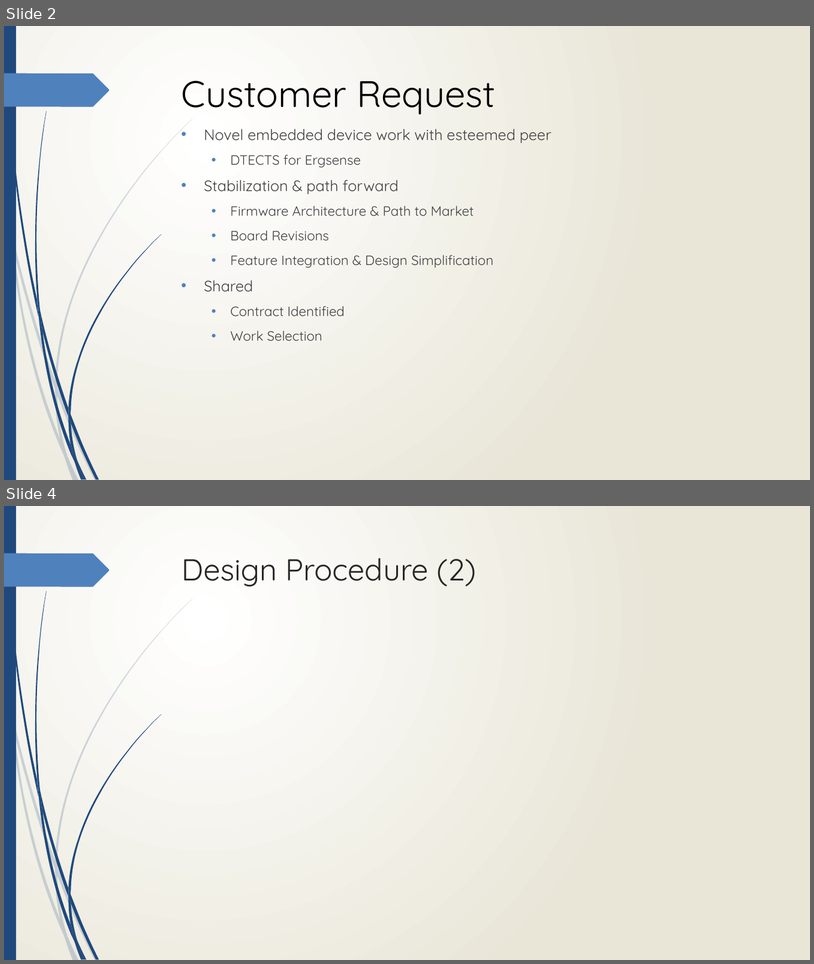
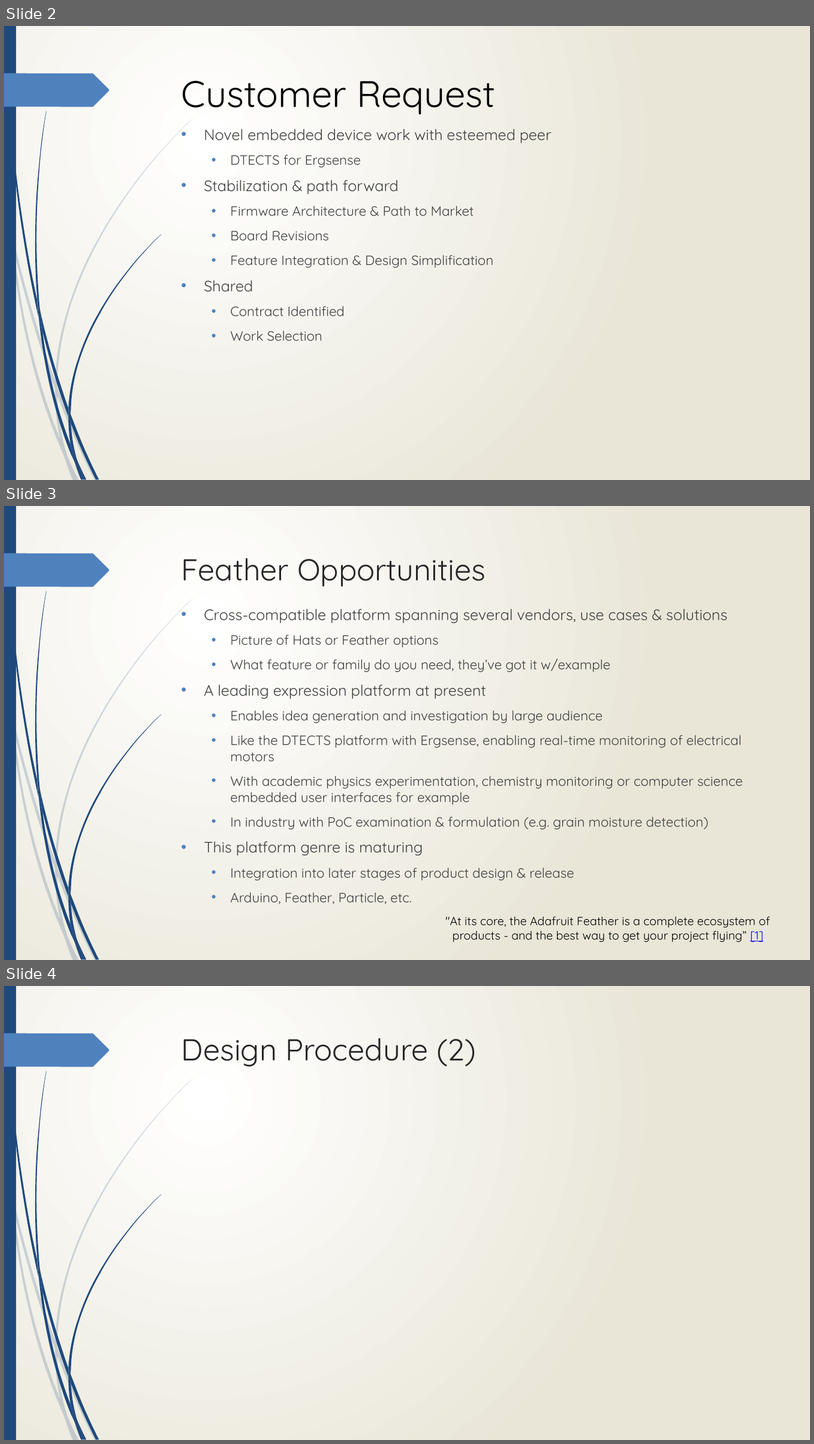
Before and after one commit to Jmr-Work/Pivotal_Presentation, a slide deck: Suppl/Pivotal Presentation - DTECTS.pptx. Shown one above the other, each under a label of ours: slides 2 and 4 before the commit, slides 2, 3 and 4 after it; the slides between them are not shown. The pictures are 814x964 and 814x1444 pixels, drawn with LibreOffice and Linux fonts; fonts in the diff are those of the drawing. Boxes give left, top, right and bottom in pixels: in the first picture for what was removed or moved away, otherwise in the second. Text is boxed around its words. In the diff, an @@ line names an element or a change of style, - is before the commit and + after.

```diff
--- a/Suppl/Pivotal Presentation - DTECTS.pptx
+++ b/Suppl/Pivotal Presentation - DTECTS.pptx
@@ slide 3 added at [4,506,810,960], background gradient #FFFFFF to #EAE7D8; not listed: 24 template elements that a slide beside it also shows @@
@@ title added at [182,558,486,586], 36 pt, text #262626 @@
+Feather Opportunities
@@ text added at [204,609,743,904], 16 pt, text #404040 @@
+• Cross-compatible platform spanning several vendors, use cases & solutions
+  • Picture of Hats or Feather options
+  • What feature or family do you need, they’ve got it w/example
+• A leading expression platform at present
+  • Enables idea generation and investigation by large audience
+  • Like the DTECTS platform with Ergsense, enabling real-time monitoring of electrical motors
+  • With academic physics experimentation, chemistry monitoring or computer science embedded user interfaces for example
+  • In industry with PoC examination & formulation (e.g. grain moisture detection)
+• This platform genre is maturing
+  • Integration into later stages of product design & release
+  • Arduino, Feather, Particle, etc.
@@ text added at [446,916,771,942], 14 pt, text #000000 @@
+"At its core, the Adafruit Feather is a complete ecosystem of products - and the best way to get your project flying” [1]
```
Also in this commit, not shown: 2 other slides added, 2 slides removed, 3 other files.
